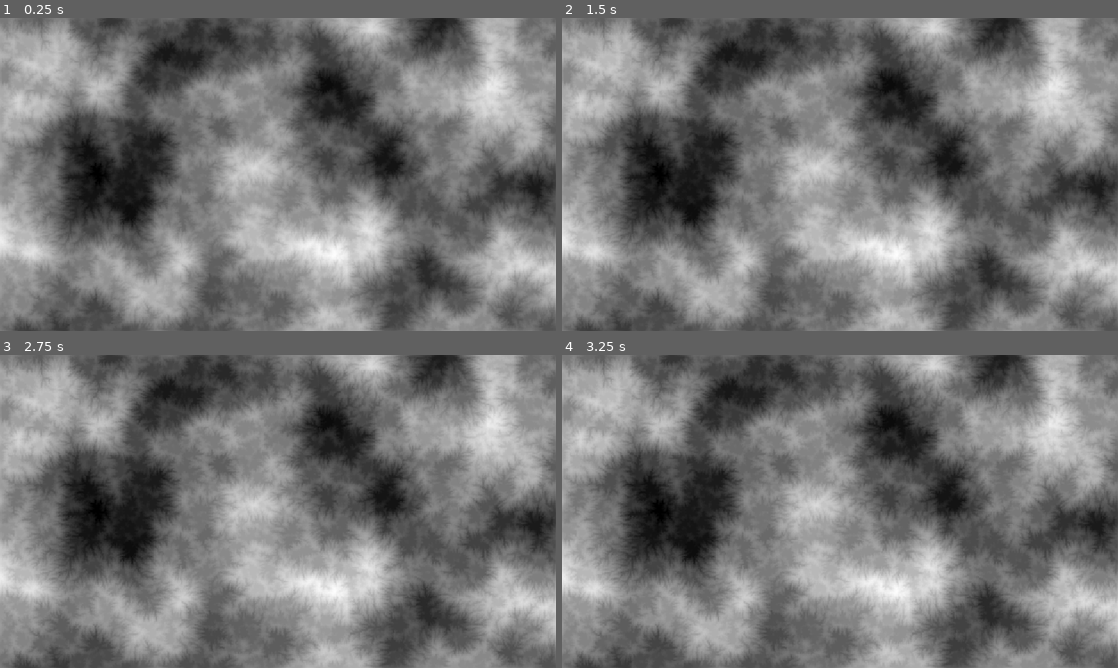
Above: before the commit, frames 1-4 (two rows, left to right).
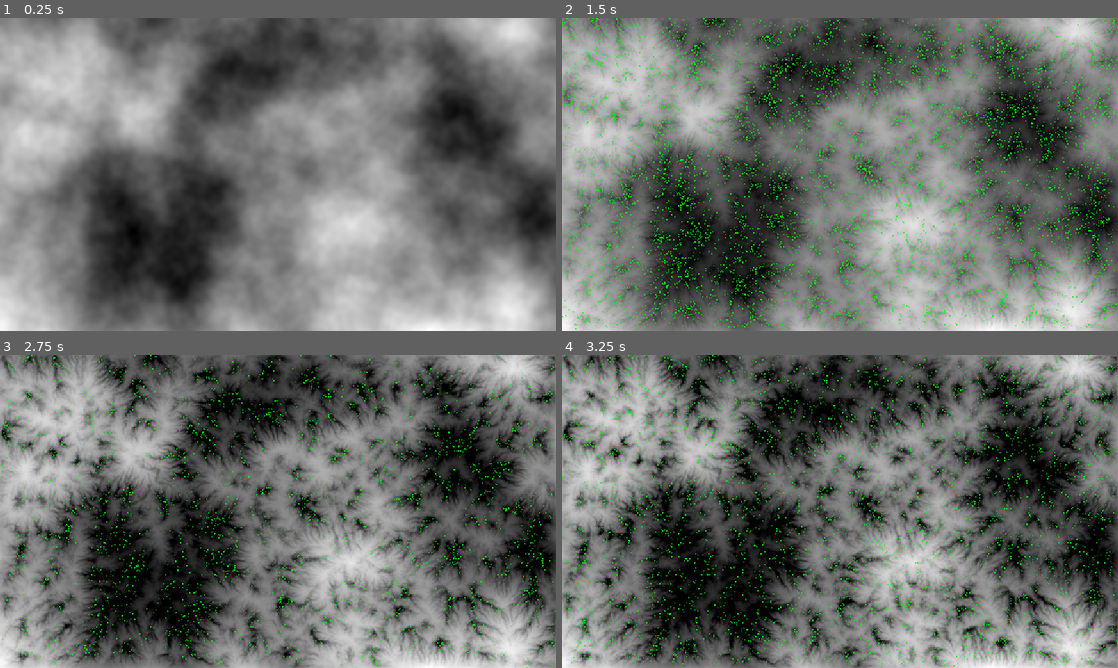
Above: after the commit, the same moments.

Repository: Dams4K/Tipe
Game: Godot game, scene res://move/viewer.tscn
Same seed, same stepped clock (60 frames per second), same inputs: the game is played once before the commit and once after it.
Inputs (mouse positions are in pixels of both pictures, inside the frame that each line leads up to):
- Up to frame 1 (0.25 s): no input
- Up to frame 2 (1.5 s): tap Enter at 0.5 s; move the mouse to (962, 158) at 0.52 s; tap Space at 0.6, 0.77, 1.07, 1.35 s; click (962, 158) at 0.67 s; move the mouse to (728, 190) at 1.27 s; hold S from 1.28 s (still down); click (728, 190) at 1.42 s
- Up to frame 3 (2.75 s): tap Space at 1.52, 1.82, 2.1 s; move the mouse to (333, 442) at 2.02 s; release S at 2.03 s; click (333, 442) at 2.17 s
- Up to frame 4 (3.25 s): move the mouse to (812, 574) at 2.77 s; tap Space at 2.85, 3.02 s; click (812, 574) at 2.92 s

The runs differ from the first frame. In frame 1, 68% of the frame differs, in the area x 0-100%, y 0-100%; in frame 2, 70%; in frame 3, 73%; in frame 4, 74%.

Commit message:
looks weird

Diff:
--- a/move/canvas.gd
+++ b/move/canvas.gd
@@ -1,10 +1,13 @@
 extends Sprite2D
+
+const N = 10_000
 
 @export var timer: Timer
 @export var movements: Sprite2D
 @export var base_texture: Texture2D
 
 var droplets: Array[Droplet] = []
+var total_droplets: int = 0
 
 func _ready() -> void:
 	randomize()
@@ -16,30 +19,32 @@
 	Droplet.image = base_texture.get_image()
 	movements.texture = movements_image_texture
 
-	Droplet.generate_weights(0)
+	Droplet.generate_weights(2)
 
-	#timer.timeout.connect(update)
+	timer.timeout.connect(update)
 
-	for i in range(300_000):
-		var rx = randf_range(1.0, base_texture.get_width()-1.0)
-		var ry = randf_range(1.0, base_texture.get_height()-1.0)
-		var droplet = Droplet.new(Vector2(rx, ry))
-		droplets.append(droplet)
+	#for i in range(300_000):
+		#var rx = randf_range(1.0, base_texture.get_width()-1.0)
+		#var ry = randf_range(1.0, base_texture.get_height()-1.0)
+		#var droplet = Droplet.new(Vector2(rx, ry))
+		#droplets.append(droplet)
 
 func _input(event: InputEvent) -> void:
 	if event is InputEventMouseButton and event.pressed:
 		var droplet = Droplet.new(get_local_mouse_position())
 		droplets.append(droplet)
+		total_droplets += 1
 
-	if event is InputEventKey and event.keycode == KEY_SPACE and event.pressed:
-		for i in range(10_000):
-			var rx = randf_range(1.0, base_texture.get_width()-1.0)
-			var ry = randf_range(1.0, base_texture.get_height()-1.0)
-			var droplet = Droplet.new(Vector2(rx, ry))
-			droplets.append(droplet)
-
-func _process(delta: float) -> void:
-	update()
+	if event is InputEventKey and event.pressed:
+		if event.keycode == KEY_SPACE:
+			for i in range(N):
+				var rx = randf_range(0.0, base_texture.get_width()-1.0)
+				var ry = randf_range(0.0, base_texture.get_height()-1.0)
+				var droplet = Droplet.new(Vector2(rx, ry))
+				droplets.append(droplet)
+			total_droplets += N
+		elif event.keycode == KEY_S:
+			texture.get_image().save_jpg("res://results/after_%s_droplets.jpg" % total_droplets, 0.95)
 
 func update():
 	var q = len(droplets)
--- a/move/droplet.gd
+++ b/move/droplet.gd
@@ -1,7 +1,7 @@
 extends Object
 class_name Droplet
 
-const MAX_ITERATIONS := 6
+const MAX_ITERATIONS := 30000
 
 static var movements_image: Image
 static var image: Image
@@ -9,19 +9,19 @@
 var position: Vector2 = Vector2.ZERO
 
 var direction: Vector2 = Vector2(0, 0)
-var inertia: float = 0.3
+var inertia: float = 0.8
 var velocity: float = 1.0
 var gravity: float = 9.8
 
-var min_slope: float = 0.5
+var min_slope: float = 0.1
 
 var sediment: float = 0.0
-var capacity: float = 0.3
+var capacity: float = 0.4
 var erosion: float = 0.03
 var deposition: float = 0.03
 
 var water: float = 0.6
-var evaporation: float = 0.005
+var evaporation: float = 0.05
 
 var radius: int = 1
 
@@ -65,9 +65,9 @@
 	if out_of_bounds():
 		return
 
-	var P_x_y : float =  image.get_pixelv(position - Vector2.ONE).r
-	var Px1_y: float =  image.get_pixelv(position + Vector2.RIGHT + Vector2.UP).r
-	var P_xy1: float =  image.get_pixelv(position + Vector2.DOWN + Vector2.LEFT).r
+	var Pxy : float =  image.get_pixelv(position).r
+	var Px1y: float =  image.get_pixelv(position + Vector2.RIGHT).r
+	var Pxy1: float =  image.get_pixelv(position + Vector2.DOWN).r
 	var Px1y1: float = image.get_pixelv(position + Vector2.ONE).r
 
 	# u = uv.x
@@ -76,8 +76,8 @@
 	var uv: Vector2 = position - Vector2(Vector2i(position))
 
 	var g := Vector2(
-		(Px1_y - P_x_y)/2 * (1 - uv.y) + (Px1y1 - P_xy1)/2 * uv.y,
-		(P_xy1 - P_x_y)/2 * (1 - uv.x) + (Px1y1 - Px1_y)/2 * uv.x
+		(Px1y - Pxy) * (1 - uv.y) + (Px1y1 - Pxy1) * uv.y,
+		(Pxy1 - Pxy) * (1 - uv.x) + (Px1y1 - Px1y) * uv.x
 	)
 
 	direction = (direction * inertia - g.normalized() * (1 - inertia)).normalized()
@@ -88,6 +88,7 @@
 
 func update():
 	if iteration > MAX_ITERATIONS:
+		die()
 		return false
 
 	if out_of_bounds():
@@ -102,13 +103,16 @@
 	var delta_height = new_height - old_height
 
 	if old_position == position:
+		die()
 		return false
 
 	var carry_capacity = max(-delta_height, min_slope) * water * capacity * velocity
+	if carry_capacity < 0.001:
+		die()
+		return false
 
-	if delta_height > 0.0:
+	if delta_height > 0.0 or sediment > carry_capacity:
 		var amount_to_depose: float = min(delta_height, sediment) if delta_height > 0 else (sediment - carry_capacity) * deposition
-		sediment -= amount_to_depose
 		depose(amount_to_depose, old_position)
 	else:
 		var amount_to_erode: float = min(-delta_height, (carry_capacity-sediment) * erosion)
@@ -121,19 +125,25 @@
 
 	return true
 
+func die():
+	movements_image.set_pixelv(position, Color(0.0, 0.0, 0.0, 0.0))
+	depose(sediment, position)
+
 func erode(amount: float, old_position: Vector2):
 	var i_old_position := Vector2i(old_position)
 	for offset in brush_weights.keys():
-		var position := Vector2i(offset) + i_old_position
-		if position.x < 0 or position.y < 0 or position.x >= image.get_width() or position.y >= image.get_height():
+		var sub_position := Vector2i(offset) + i_old_position
+		if sub_position.x < 0 or sub_position.y < 0 or sub_position.x >= image.get_width() or sub_position.y >= image.get_height():
 			continue
 
-		var color := image.get_pixelv(position)
-		var weighed_amount = min(amount * brush_weights[offset], color.r)
+		var previous_amount := image.get_pixelv(sub_position).r
+		var weighed_amount = amount * brush_weights[offset]
+		var delta_amount = previous_amount if previous_amount < weighed_amount else weighed_amount
 
-		color -= Color(weighed_amount, weighed_amount, weighed_amount)
-		sediment += weighed_amount
-		image.set_pixelv(position, color)
+		sediment += delta_amount
+
+		var new_color = Color((previous_amount - delta_amount) * Color.WHITE, 1.0)
+		image.set_pixelv(sub_position, new_color)
 
 	#var previous_amount = image.get_pixelv(old_position).r
 	#var eroded_amount = max(0.0, previous_amount - amount)
@@ -143,9 +153,9 @@
 func depose(amount: float, old_position: Vector2):
 	var previous_amount = image.get_pixelv(old_position).r
 	var deposed_amount = min(1.0, previous_amount + amount)
-
+	sediment -= amount
 	image.set_pixelv(old_position, Color(deposed_amount, deposed_amount, deposed_amount))
 
 
 func out_of_bounds() -> bool:
-	return position.x < 1 or position.y < 1 or position.x >= image.get_width()-1 or position.y >= image.get_height()-1
+	return position.x < 0 or position.y < 0 or position.x >= image.get_width()-1 or position.y >= image.get_height()-1
--- a/move/viewer.tscn
+++ b/move/viewer.tscn
@@ -4,18 +4,18 @@
 [ext_resource type="Script" uid="uid://cyrd3ld6bnjje" path="res://move/canvas.gd" id="2_44i43"]
 
 [sub_resource type="FastNoiseLite" id="FastNoiseLite_44i43"]
-frequency = 0.0061
+frequency = 0.0022
 
 [sub_resource type="NoiseTexture2D" id="NoiseTexture2D_47aj1"]
-width = 576
-height = 324
+width = 1152
+height = 648
+generate_mipmaps = false
 noise = SubResource("FastNoiseLite_44i43")
 
 [node name="Viewer" type="Node2D"]
 script = ExtResource("1_pr5dc")
 
 [node name="Canvas" type="Sprite2D" parent="." node_paths=PackedStringArray("timer", "movements")]
-texture = SubResource("NoiseTexture2D_47aj1")
 centered = false
 script = ExtResource("2_44i43")
 timer = NodePath("../Timer")
@@ -23,13 +23,11 @@
 base_texture = SubResource("NoiseTexture2D_47aj1")
 
 [node name="Movements" type="Sprite2D" parent="."]
-visible = false
 centered = false
 
 [node name="Camera2D" type="Camera2D" parent="."]
 anchor_mode = 0
-zoom = Vector2(2, 2)
 
 [node name="Timer" type="Timer" parent="."]
-wait_time = 0.01
+wait_time = 0.001
 autostart = true
Binary file added: results/Radius 1/after_0_droplets.jpg
Not shown, added: results/Radius 1/after_0_droplets.jpg.import
Binary file added: results/Radius 1/after_100000_droplets.jpg
Not shown, added: results/Radius 1/after_100000_droplets.jpg.import
Binary file added: results/Radius 1/after_10000_droplets.jpg
Not shown, added: results/Radius 1/after_10000_droplets.jpg.import
Binary file added: results/Radius 1/after_110000_droplets.jpg
Not shown, added: results/Radius 1/after_110000_droplets.jpg.import
Binary file added: results/Radius 1/after_120000_droplets.jpg
Not shown, added: results/Radius 1/after_120000_droplets.jpg.import
Binary file added: results/Radius 1/after_130000_droplets.jpg
Not shown, added: results/Radius 1/after_130000_droplets.jpg.import
(and 32 more such lines)
